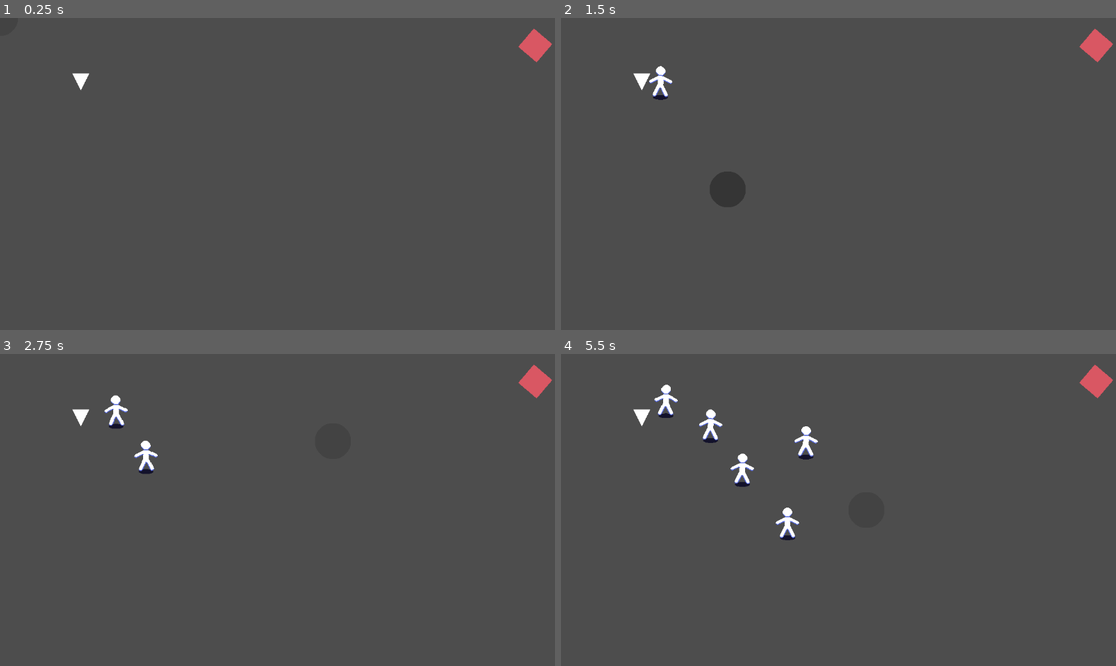
Above: before the commit, frames 1-4 (two rows, left to right).
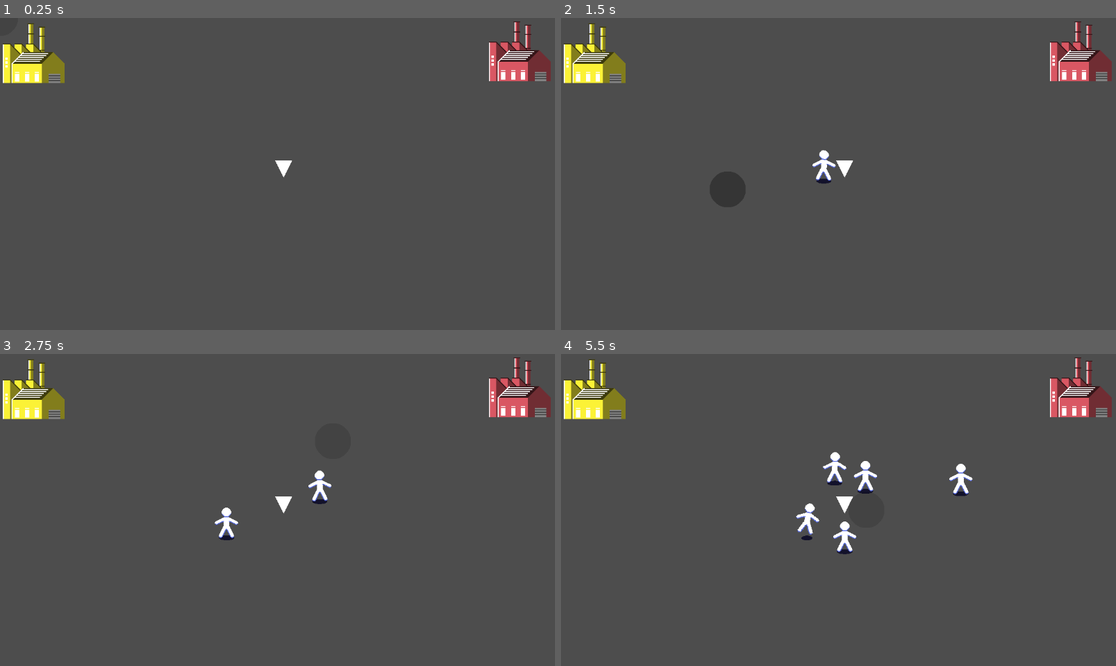
Above: after the commit, the same moments.

Repository: borknbeans/Mini-Jame-Gam-43
Game: Godot game, scene res://scenes/main.tscn
Two runs of this game, one before a commit and one after it. Both use one fixed random seed, a clock stepped at 60 frames per second and the inputs below.
Inputs (mouse positions are in pixels of both pictures, inside the frame that each line leads up to):
- Up to frame 1 (0.25 s): no input
- Up to frame 2 (1.5 s): tap Enter at 0.5 s; move the mouse to (960, 158) at 0.52 s; press the mouse at (960, 158) at 0.53 s; move the mouse to (727, 189) at 1.27 s; release the mouse at (727, 189) at 1.28 s; tap 1 (select_paint_1) at 1.35 s
- Up to frame 3 (2.75 s): move the mouse to (333, 441) at 2.02 s; tap 2 (select_paint_2) at 2.1 s
- Up to frame 4 (5.5 s): move the mouse to (810, 572) at 2.77 s; tap 3 (select_paint_3) at 2.85 s; move the mouse to (1005, 556) at 3.52 s; tap 4 (select_paint_4) at 3.6 s; move the mouse to (672, 463) at 4.27 s; click (672, 463) at 4.35 s; move the mouse to (866, 510) at 5.02 s; tap 1 (select_paint_1) at 5.1 s

The runs differ from the first frame. In frame 1, 3.1% of the frame differs, in the area x 0-100%, y 1-52%; in frame 2, 3.5%; in frame 3, 3.9%; in frame 4, 5.1%, in the area x 0-100%, y 1-65%.

Commit message:
add in sprites for drop off locations

Diff:
--- a/scenes/main.tscn
+++ b/scenes/main.tscn
@@ -1,13 +1,13 @@
-[gd_scene load_steps=7 format=3 uid="uid://cnwb0roi37ay3"]
+[gd_scene load_steps=8 format=3 uid="uid://cnwb0roi37ay3"]
 
 [ext_resource type="Script" uid="uid://bq64bklemkfl1" path="res://scripts/main.gd" id="1_0wfyh"]
 [ext_resource type="PackedScene" uid="uid://sprmb7111vo7" path="res://scenes/man_spawner.tscn" id="2_0wfyh"]
 [ext_resource type="PackedScene" uid="uid://cqxxfterquolf" path="res://scenes/brush.tscn" id="2_sugp2"]
 [ext_resource type="PackedScene" uid="uid://dleh4ud55go4k" path="res://scenes/drop_off.tscn" id="4_jyhfs"]
+[ext_resource type="Texture2D" uid="uid://dtox65iugkixo" path="res://assets/drop-off-red.png" id="4_tbgi4"]
+[ext_resource type="Texture2D" uid="uid://yuha51q7foce" path="res://assets/drop-off-yellow.png" id="4_tefeu"]
 
 [sub_resource type="RectangleShape2D" id="RectangleShape2D_0wfyh"]
-
-[sub_resource type="BoxMesh" id="BoxMesh_jyhfs"]
 
 [node name="Main" type="Node2D"]
 y_sort_enabled = true
@@ -20,7 +20,8 @@
 y_sort_enabled = true
 
 [node name="ManSpawner" parent="." instance=ExtResource("2_0wfyh")]
-position = Vector2(168, 133)
+z_index = -20
+position = Vector2(589, 314)
 spawn_delay = 1.0
 
 [node name="CongregationArea2D" type="Area2D" parent="." groups=["congregation_area"]]
@@ -32,15 +33,22 @@
 [node name="CollisionShape2D" type="CollisionShape2D" parent="CongregationArea2D"]
 shape = SubResource("RectangleShape2D_0wfyh")
 
+[node name="YellowDropoff" type="Node2D" parent="."]
+
+[node name="Sprite2D" type="Sprite2D" parent="YellowDropoff"]
+position = Vector2(70, 71)
+texture = ExtResource("4_tefeu")
+
+[node name="DropOff" parent="YellowDropoff" instance=ExtResource("4_jyhfs")]
+position = Vector2(75, 135)
+color = 2
+
 [node name="RedDropOff" type="Node2D" parent="."]
 
-[node name="MeshInstance2D" type="MeshInstance2D" parent="RedDropOff"]
-modulate = Color(0.85098, 0.341176, 0.388235, 1)
-position = Vector2(1111, 56.9999)
-rotation = 0.706858
-scale = Vector2(50, 50)
-mesh = SubResource("BoxMesh_jyhfs")
+[node name="Sprite2D" type="Sprite2D" parent="RedDropOff"]
+position = Vector2(1079, 67)
+texture = ExtResource("4_tbgi4")
 
 [node name="DropOff" parent="RedDropOff" instance=ExtResource("4_jyhfs")]
-position = Vector2(1097, 74)
+position = Vector2(1052, 131)
 color = 1
Binary file added: assets/drop-off-blue.png
Not shown, added: assets/drop-off-blue.png.import
Binary file added: assets/drop-off-red.png
Not shown, added: assets/drop-off-red.png.import
Binary file added: assets/drop-off-yellow.png
Not shown, added: assets/drop-off-yellow.png.import
Binary file added: assets/drop-off.aseprite
